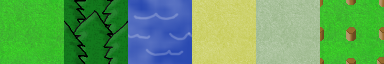
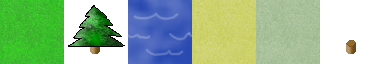
Two versions of the same layered image (384x64). Layer-by-layer changes:
removed layer "Liitetty taso #2" over [320, 0, 384, 64]
added layer "Lehdet" above "Kaaarna1" over [68, 5, 125, 47]
added layer "Kaaarna1" above "Kaarna2" over [90, 40, 100, 54]
added layer "Kaarna2" above "Tausta kopio" over [346, 40, 356, 54]
renamed "Liitetty taso #1" to "Tausta kopio", hid it, painted on it over [64, 0, 384, 64]
painted on "Taustaväri" over [64, 0, 128, 64]
